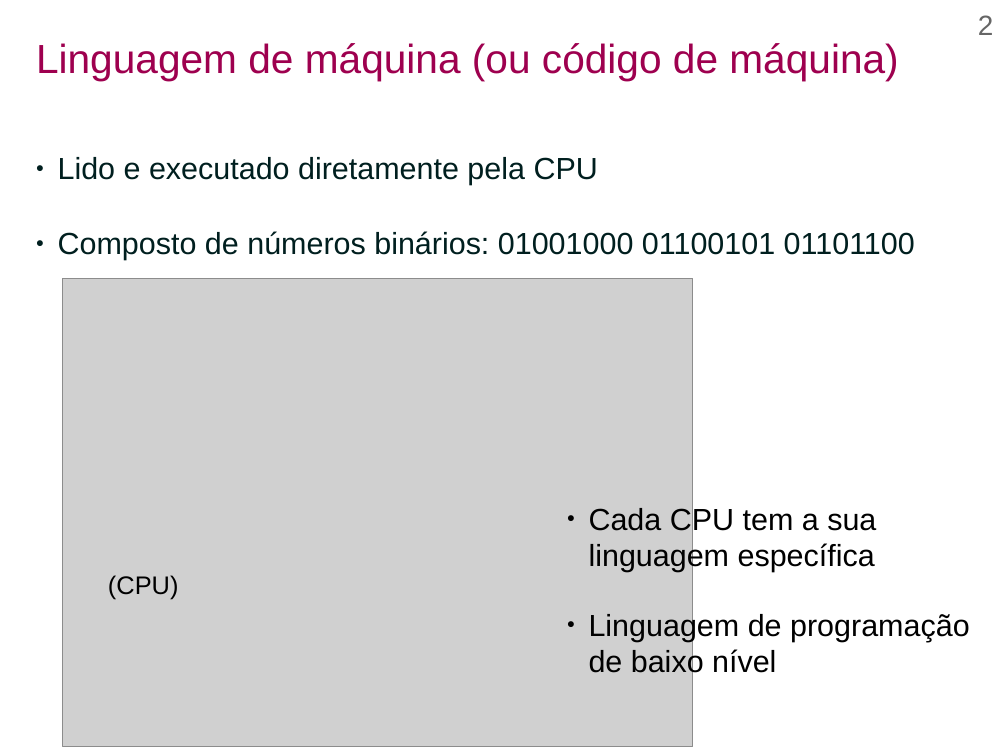
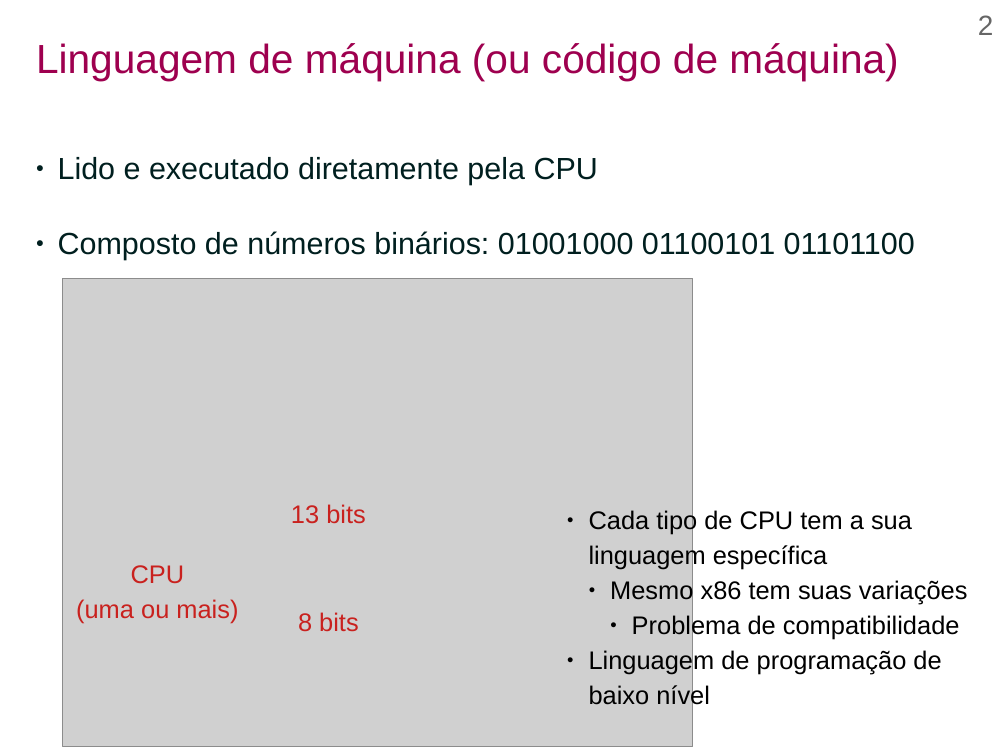
Before and after one commit to efurlanm/teaching, a slide deck: slide 2 of aed/AED-U1S2-Assembly.odp. Drawn at 1008x756 pixels with LibreOffice and Linux fonts; fonts in the diff are those of the drawing; grey boxes stand for pictures; background and template pictures are left out. Boxes give left, top, right and bottom in pixels: in the first picture for what was removed or moved away, otherwise in the second. Text is boxed around its words. In the diff, an @@ line names an element or a change of style, - is before the commit and + after.

```diff
--- a/aed/AED-U1S2-Assembly.odp
+++ b/aed/AED-U1S2-Assembly.odp
@@ text added at [291, 504, 366, 524], 20 pt, text #C9211E @@
+13 bits
@@ text at [589, 509, 968, 640]: text changed; size 24 to 20 pt @@
-● Cada CPU tem a sua linguagem específica
+● Cada tipo de CPU tem a sua linguagem específica
+  ● Mesmo x86 tem suas variações
+    ● Problema de compatibilidade
@@ text at [76, 565, 238, 624]: text changed; text colour #000000 to #C9211E @@
-(CPU)
+CPU
+(uma ou mais)
@@ text added at [298, 612, 359, 632], 20 pt, text #C9211E @@
+8 bits
@@ text at [589, 649, 941, 710]: size 24 to 20 pt in "Linguagem de programação de baixo nível"; line spacing 1 to 1.15; less space between paragraphs @@
```
Also in this commit, not shown: 30 other slides changed, 18 other files.
